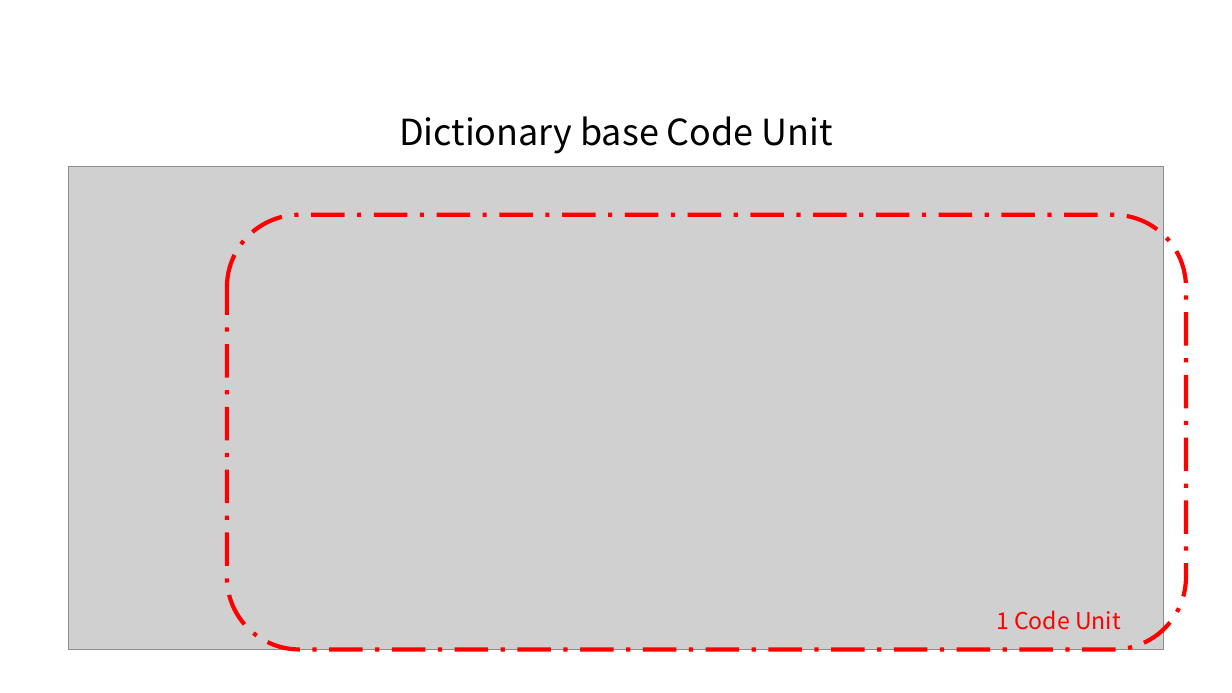
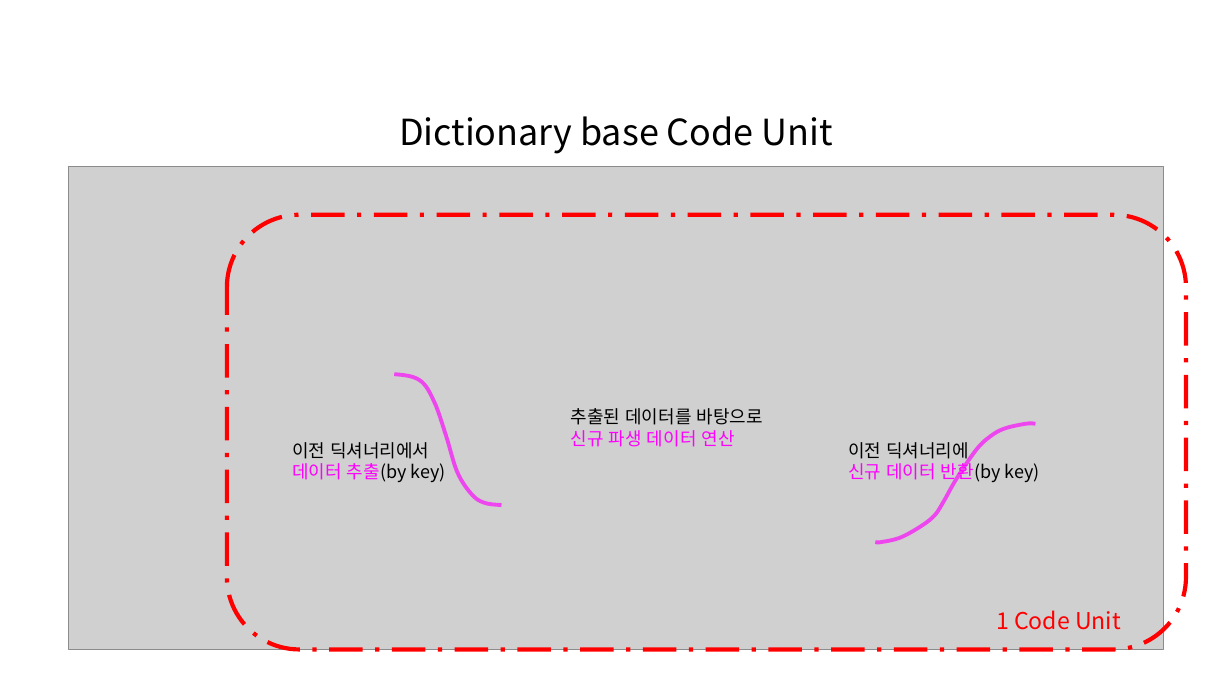
Before and after one commit to hnanmal/hnanmal_tistory, a slide deck: slide 26 of 20221109_다이나모에서 딕셔너리 활용하여 코드 복잡도 완화하기/documentum/블로그용.pptx. Drawn at 1232x693 pixels with LibreOffice and Linux fonts; fonts in the diff are those of the drawing; grey boxes stand for pictures. Boxes give left, top, right and bottom in pixels: in the first picture for what was removed or moved away, otherwise in the second. Text is boxed around its words. In the diff, an @@ line names an element or a change of style, - is before the commit and + after.

```diff
--- a/20221109_다이나모에서 딕셔너리 활용하여 코드 복잡도 완화하기/documentum/블로그용.pptx
+++ b/20221109_다이나모에서 딕셔너리 활용하여 코드 복잡도 완화하기/documentum/블로그용.pptx
@@ freeform shape added at [395, 374, 502, 506], outline #FF00FF 3 pt @@
@@ text added at [571, 408, 763, 447], 14 pt, text #000000 @@
+추출된 데이터를 바탕으로
+신규 파생 데이터 연산
@@ text added at [292, 442, 446, 482], 14 pt, text #000000 @@
+이전 딕셔너리에서
+데이터 추출(by key)
@@ text added at [848, 442, 1040, 484], 14 pt, text #000000 @@
+이전 딕셔너리에
+신규 데이터 반환(by key)
@@ freeform shape added at [875, 423, 1035, 543], outline #FF00FF 3 pt @@
```
Also in this commit, not shown: 2 other slides changed, 1 slide added, 1 slide removed.
